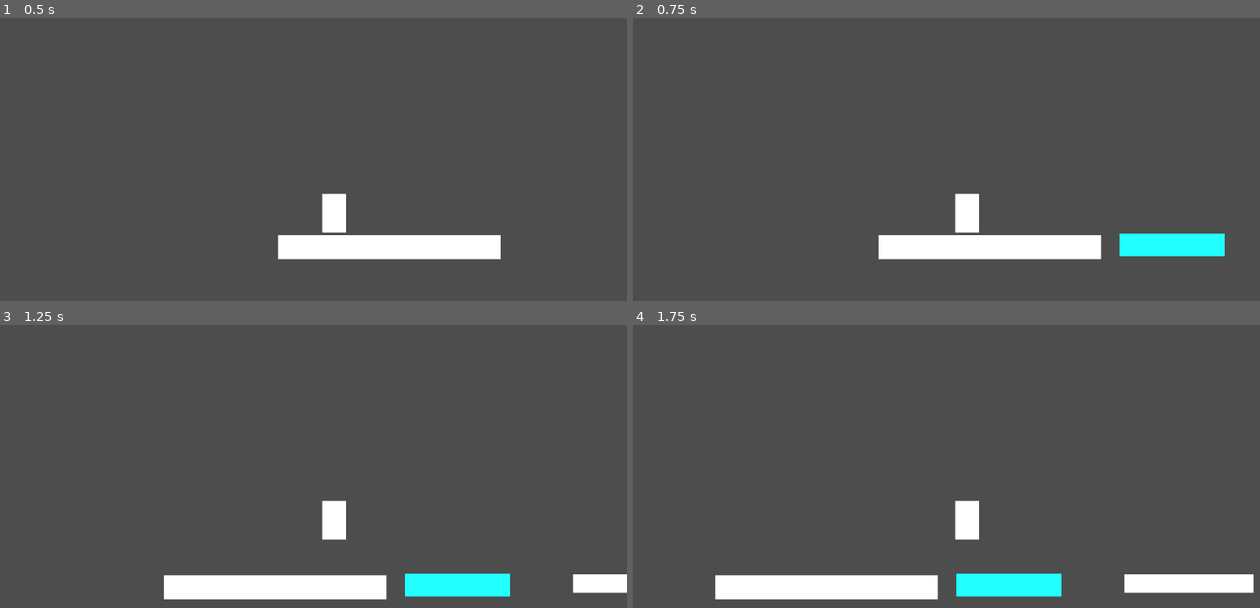
Above: before the commit, frames 1-4 (two rows, left to right).
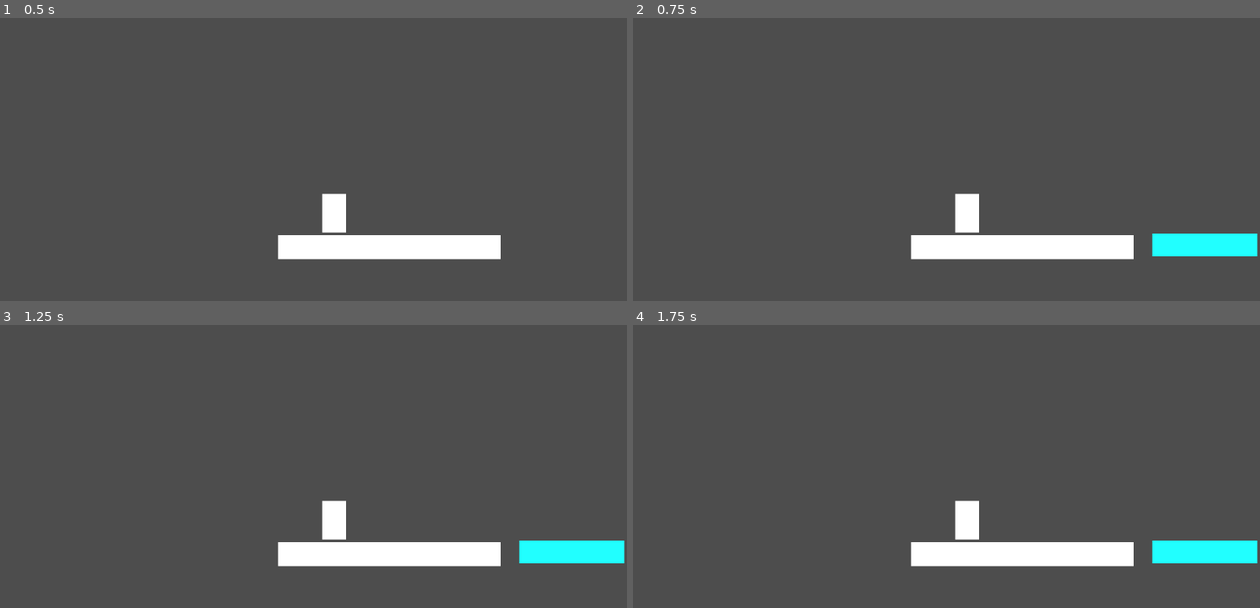
Above: after the commit, the same moments.

Repository: Ousakphirin/echoes-of-the-drowned-sky
Game: Godot game, scene res://scenes/Level01.tscn
The game is run twice, just before and just after one commit, with the same random seed, the same clock (stepped at 60 frames per second) and the same inputs.
Inputs:
- Up to frame 1 (0.5 s): no input
- Up to frame 2 (0.75 s): tap Enter at 0.5 s; hold D (move_right) from 0.53 s (still down); tap E (echo) at 0.6 s
- Up to frame 3 (1.25 s): keep holding D (move_right); tap Space (jump) at 0.77, 0.8, 1.07 s
- Up to frame 4 (1.75 s): keep holding D (move_right); tap Space (jump) at 1.35, 1.52 s; tap E (echo) at 1.55 s

Frame 1 is identical in both runs. In frame 2, 1.6% of the frame differs, in the area x 39-100%, y 76-86%; in frame 3, 9.4%; in frame 4, 10%, in the area x 13-100%, y 76-97%.
Error after the commit: Invalid access to property or key 'animation' on a base object of type 'null instance'. (res://scenes/player.gd:41)

Commit message:
Implement core gameplay logic (movement, echo, killzone, win screen)

Diff:
--- /dev/null
+++ b/scenes/animated_sprite_2d.gd
@@ -0,0 +1,5 @@
+extends AnimatedSprite2D
+
+func _ready() -> void:
+	speed_scale = 1.0
+	play("Check Point")
--- a/scenes/echo_controller.gd
+++ b/scenes/echo_controller.gd
@@ -1,13 +1,19 @@
 extends Node
 
-@export var echo_duration := 3.0
-var active := false
+@export var echo_duration: float = 3.0
+@export var echo_action: StringName = &"echo"
 
-func _process(_delta):
-	if Input.is_action_just_pressed("echo") and not active:
+var active: bool = false
+
+func _ready() -> void:
+	# Ensure everything starts OFF (no invisible collisions)
+	set_echo_platforms(false)
+
+func _process(_delta: float) -> void:
+	if Input.is_action_just_pressed(echo_action) and not active:
 		activate_echo()
 
-func activate_echo():
+func activate_echo() -> void:
 	active = true
 	set_echo_platforms(true)
 
@@ -16,7 +22,20 @@
 	set_echo_platforms(false)
 	active = false
 
-func set_echo_platforms(show: bool):
+func set_echo_platforms(show: bool) -> void:
+	# Platforms must be in group: "echo_hidden"
 	for p in get_tree().get_nodes_in_group("echo_hidden"):
-		p.get_node("ColorRect").visible = show
-		p.get_node("CollisionShape2D").disabled = not show
+		if p == null:
+			continue
+
+		# Show/hide the platform visuals
+		if p.has_node("ColorRect"):
+			p.get_node("ColorRect").visible = show
+		elif p is CanvasItem:
+			# Fallback: if the platform itself is drawable (Sprite2D, Node2D with visuals)
+			(p as CanvasItem).visible = show
+
+		# Enable/disable collision ONLY during echo
+		if p.has_node("CollisionShape2D"):
+			var col := p.get_node("CollisionShape2D") as CollisionShape2D
+			col.disabled = not show
--- a/scenes/goal_area.gd
+++ b/scenes/goal_area.gd
@@ -1,8 +1,20 @@
 extends Area2D
 
-func _ready():
+@export var win_screen_path: NodePath
+@export var player_path: NodePath
+
+@onready var win_screen := get_node(win_screen_path)
+@onready var player := get_node(player_path)
+
+var triggered := false
+
+func _ready() -> void:
 	body_entered.connect(_on_body_entered)
 
-func _on_body_entered(body):
-	if body is CharacterBody2D:
-		get_tree().change_scene_to_file("res://scenes/WinScreen.tscn")
+func _on_body_entered(body: Node) -> void:
+	if triggered:
+		return
+	if body != player:
+		return
+	triggered = true
+	win_screen.show_win()
--- /dev/null
+++ b/scenes/level_01.gd
@@ -0,0 +1,26 @@
+extends Node2D
+
+@onready var player: CharacterBody2D = $Player
+@onready var spawn: Marker2D = $SpawnPoint
+
+func _on_kill_zone_body_entered(body: Node) -> void:
+	if body != player:
+		return
+
+	_respawn_player()
+
+func _respawn_player() -> void:
+	# Teleport back to spawn instantly
+	player.global_position = spawn.global_position
+	player.velocity = Vector2.ZERO
+
+	# If you have animations, reset to idle (optional)
+	if player.has_node("AnimatedSprite2D"):
+		var spr = player.get_node("AnimatedSprite2D")
+		if spr.has_method("play"):
+			spr.play("idle")
+
+	# If your camera is smoothing, force snap (optional)
+	if player.has_node("Camera2D"):
+		var cam: Camera2D = player.get_node("Camera2D")
+		cam.reset_smoothing()
--- a/scenes/player.gd
+++ b/scenes/player.gd
@@ -4,17 +4,39 @@
 const JUMP_VELOCITY := -400.0
 const GRAVITY := 1200.0
 
+@onready var sprite: AnimatedSprite2D = $Sprite
+
+
 func _physics_process(delta: float) -> void:
-	# gravity
+	# Apply gravity
 	if not is_on_floor():
 		velocity.y += GRAVITY * delta
 
-	# jump
+	# Jump
 	if Input.is_action_just_pressed("jump") and is_on_floor():
 		velocity.y = JUMP_VELOCITY
 
-	# left/right
+	# Horizontal movement
 	var direction := Input.get_axis("move_left", "move_right")
 	velocity.x = direction * SPEED
 
+	# Flip sprite
+	if direction > 0:
+		sprite.flip_h = false
+	elif direction < 0:
+		sprite.flip_h = true
+
+	# Animation logic (priority order)
+	if not is_on_floor():
+		play_animation("jump")
+	elif direction != 0:
+		play_animation("walk")
+	else:
+		play_animation("idle")
+
 	move_and_slide()
+
+
+func play_animation(name: String) -> void:
+	if sprite.animation != name:
+		sprite.play(name)
--- /dev/null
+++ b/scenes/tutorial_panel.gd
@@ -0,0 +1,5 @@
+extends Panel
+
+func _ready():
+	await get_tree().create_timer(5.0).timeout
+	queue_free()
--- /dev/null
+++ b/scenes/win_screen.gd
@@ -0,0 +1,19 @@
+extends CanvasLayer
+
+func _ready() -> void:
+	visible = false  # start hidden
+
+func show_win() -> void:
+	visible = true
+	get_tree().paused = true
+
+func _on_restart_button_pressed() -> void:
+	get_tree().paused = false
+	get_tree().reload_current_scene()
+
+func _on_quit_button_pressed() -> void:
+	get_tree().quit()
+func _unhandled_input(event: InputEvent) -> void:
+	if visible and event.is_action_pressed("ui_cancel"):
+		visible = false
+		get_tree().paused = false
